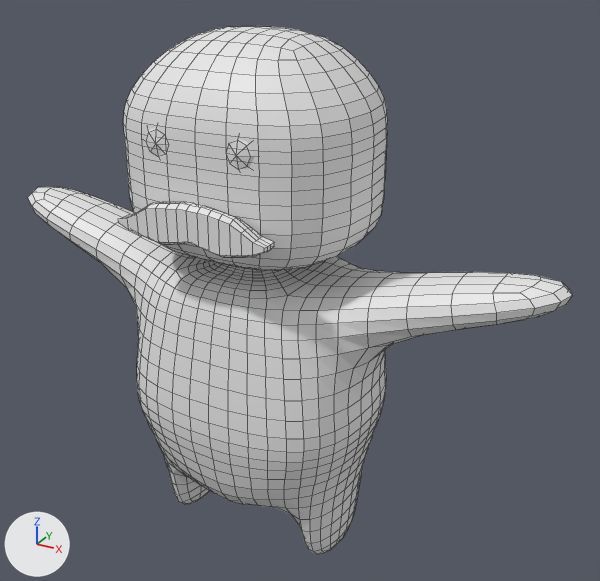
The Blender file House builder/Assets/Models/Animated/Mr_Pringle.blend as it was, and as the next commit left it.
Rendered twice from a 50 mm lens placed at (5.35, -8.63, 5.59), pointed at (0.47, 0.25, 1.15). The axes (+X, +Y, +Z) are drawn at lower left. The lights are the same throughout. Mesh edges are drawn as thin lines.

Script lines for the objects in view, before the commit:
```python
me_cube = bpy.data.meshes.new('Cube')
me_cube.from_pydata(...)  # 66 vertices, 54 faces; spans x 0.0..4.26, y -1.36..1.36, z -2.66..4.53
me_cube_001 = bpy.data.meshes.new('Cube.001')
me_cube_001.from_pydata(...)  # 64 vertices, 59 faces; spans x 0.0..1.0, y -0.104..0.104, z -0.63..-0.086
me_sphere_001 = bpy.data.meshes.new('Sphere.001')
me_sphere_001.from_pydata(...)  # a UV sphere (8 segments, 8 rings, poles along z) spanning x -2.31..-0.31, y -1.0..1.0, z 1.69..3.69
ob_cube = bpy.data.objects.new('Cube', me_cube)
ob_cube.location = (0.0, 0.0, 0.0)
_m = ob_cube.modifiers.new('Mirror', 'MIRROR')
_m.use_clip = True
_m = ob_cube.modifiers.new('Subsurf', 'SUBSURF')
ob_cube_001 = bpy.data.objects.new('Cube.001', me_cube_001)
ob_cube_001.location = (0.0, -1.41, 2.83)
_m = ob_cube_001.modifiers.new('Mirror', 'MIRROR')
_m.use_clip = True
ob_sphere = bpy.data.objects.new('Sphere', me_sphere_001)
ob_sphere.location = (0.0, 0.23, 3.34)
ob_sphere.rotation_euler = (1.571, 0.0, 0.0)  # degrees (90, 0, 0)
ob_sphere.scale = (0.413, 0.413, 0.413)
_m = ob_sphere.modifiers.new('Mirror', 'MIRROR')
```
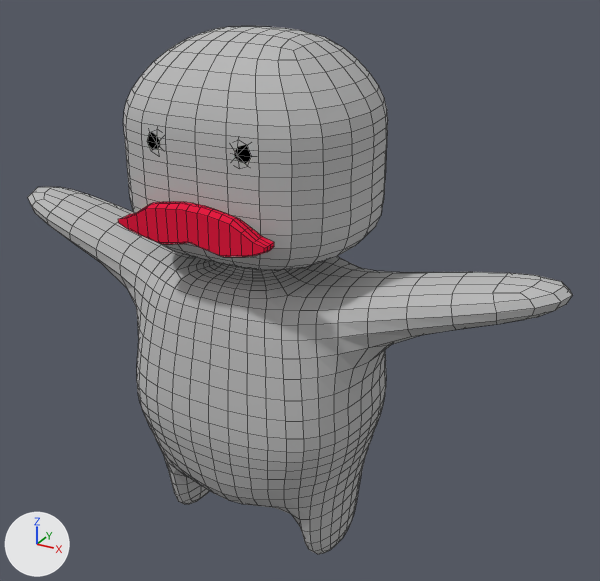
Diff of the bpy script that builds the scene:
```diff
--- a/House builder/Assets/Models/Animated/Mr_Pringle.blend.py
+++ b/House builder/Assets/Models/Animated/Mr_Pringle.blend.py
@@ mat_material @@
+mat_material = diffuse_material('Material')
+mat_material.base_color = (0.5, 0.5, 0.5)  # grey #bcbcbc
@@ mat_material_001 @@
+mat_material_001 = diffuse_material('Material.001')
+mat_material_001.base_color = (0.0, 0.0, 0.0)  # black #000000
@@ mat_material_002 @@
+mat_material_002 = diffuse_material('Material.002')
+mat_material_002.base_color = (0.8, 0.0133, 0.0544)  # red #e71e42
@@ me_cube_001 @@
 me_cube_001.from_pydata(...)  # 64 vertices, 59 faces; spans x 0.0..1.0, y -0.104..0.104, z -0.63..-0.086
+me_cube_001.materials.append(mat_material_002)  # red #e71e42
@@ me_sphere_001 @@
 me_sphere_001.from_pydata(...)  # 58 vertices, 64 faces; spans x -2.31..-0.31, y -1.0..1.0, z 1.69..3.69
+me_sphere_001.materials.append(mat_material_001)  # black #000000
@@ me_cube @@
 # used by ob_cube; location = (0.0, 0.0, 0.0)
-me_cube.from_pydata(...)  # 66 vertices, 54 faces; spans x 0.0..4.26, y -1.36..1.36, z -2.66..4.53
+me_cube.from_pydata(...)  # 108 vertices, 108 faces; spans x -4.26..4.26, y -1.36..1.36, z -2.66..4.53
+# me_cube part 1
+# 34 vertices are added at x -4.26..-0.4, y -1.36..1.36, z -2.66..4.53
+# 8 new vertices lie (-1.64, 0.0, 0.0) away from vertices in x 0.0, y -1.29..1.29, z 1.95..3.76
+# 54 new faces join them
+# me_cube part 2: 54 faces spanning x 0.0..4.26, y -1.36..1.36, z -2.66..4.53 switch from no material to mat_material (grey #bcbcbc)
@@ ob_sphere @@
 ob_sphere = bpy.data.objects.new('Sphere', me_sphere_001)
-ob_sphere.location = (0.0, 0.23, 3.34)
+ob_sphere.location = (0.0, 0.24, 3.34)
 ob_sphere.rotation_euler = (1.571, 0.0, 0.0)  # degrees (90, 0, 0)
@@ ob_cube @@
 ob_cube.location = (0.0, 0.0, 0.0)
-_m = ob_cube.modifiers.new('Mirror', 'MIRROR')
-_m.use_clip = True
 _m = ob_cube.modifiers.new('Subsurf', 'SUBSURF')
+_m.levels = 3
```

Boxes [x1, y1, x2, y2] around the edits, measured in the pictures (600 x 581 px):
'Cube', reshaped, modifiers changed: [28, 26, 573, 554] in both
'Cube.001', recoloured (grey to red): [118, 202, 274, 257] in both
'Sphere', recoloured, moved: before [145, 128, 255, 169]; after [147, 132, 252, 164]
part 1 of me_cube, added: after [28, 26, 264, 505]
part 2 of me_cube, recoloured: [195, 27, 573, 554] in both
